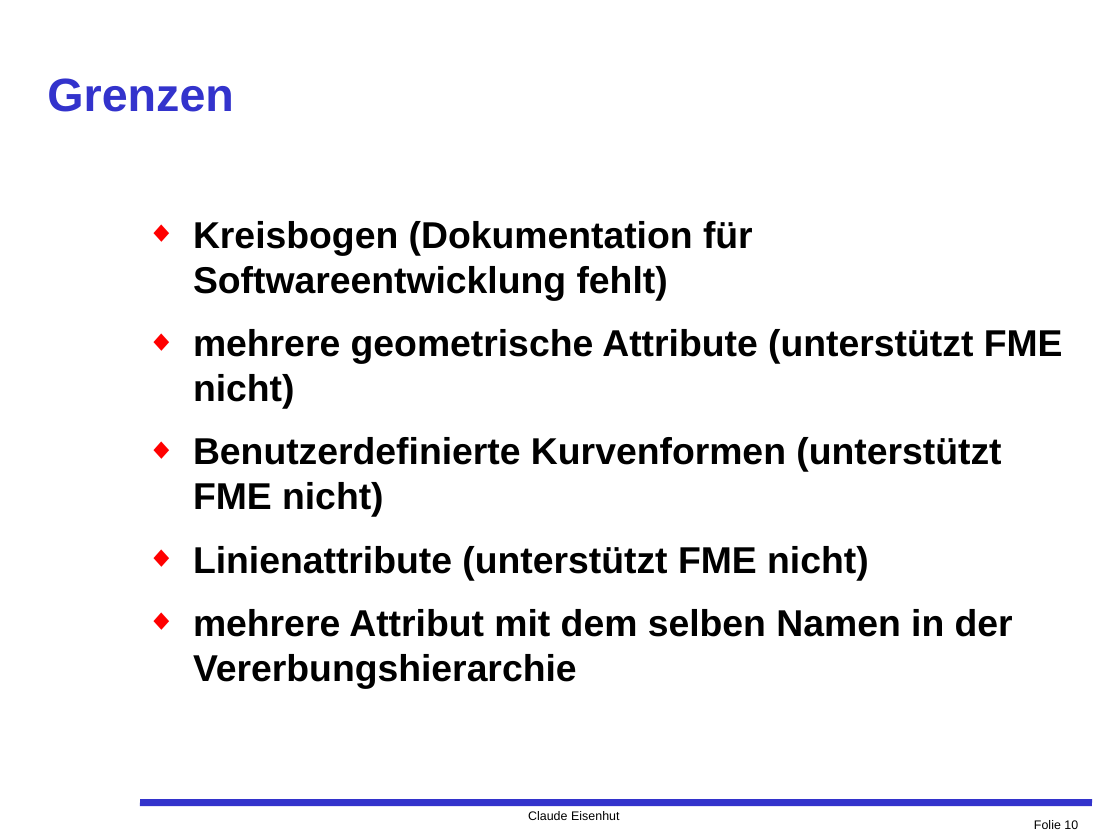
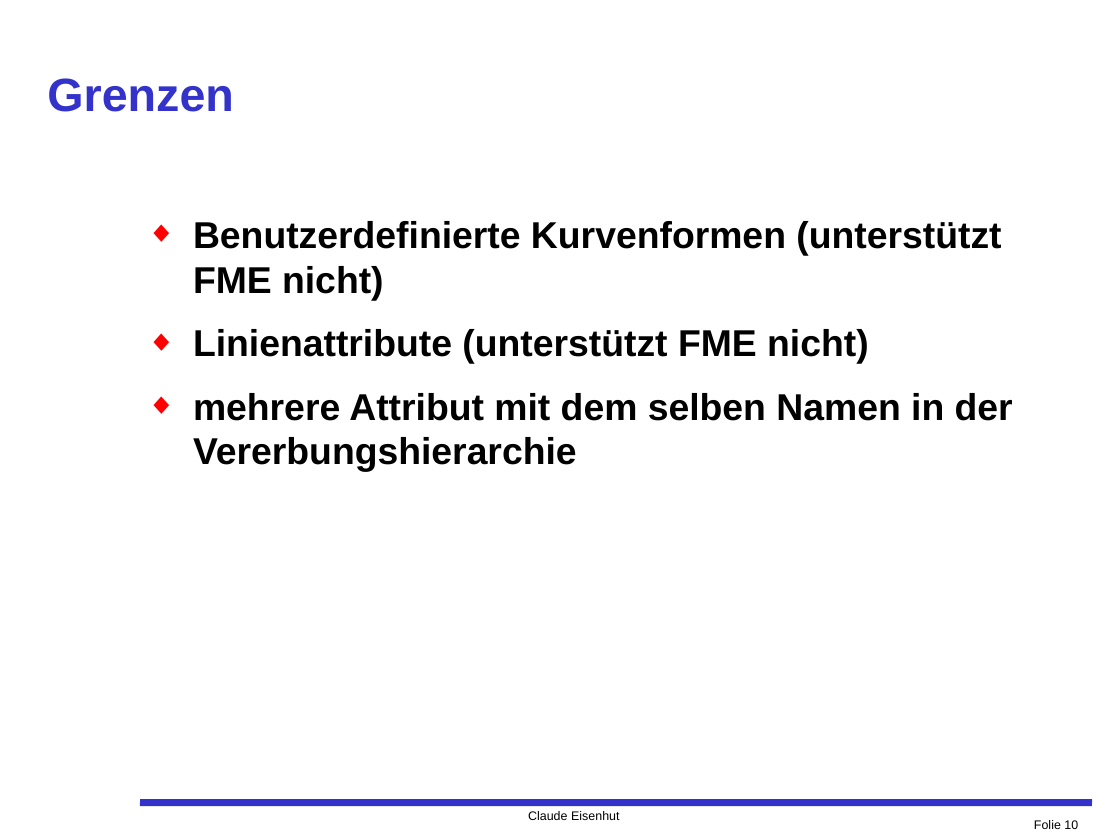
Before and after one commit to claeis/ili2fme, a slide deck: slide 10 of docs/usr/FME-Modul.ppt. Drawn at 1120x840 pixels with LibreOffice and Linux fonts; fonts in the diff are those of the drawing. Boxes give left, top, right and bottom in pixels: in the first picture for what was removed or moved away, otherwise in the second. Text is boxed around its words. In the diff, an @@ line names an element or a change of style, - is before the commit and + after.

```diff
--- a/docs/usr/FME-Modul.ppt
+++ b/docs/usr/FME-Modul.ppt
@@ text at [193, 221, 1063, 409]: paragraphs removed @@
-◆ Kreisbogen (Dokumentation für Softwareentwicklung fehlt)
-◆ mehrere geometrische Attribute (unterstützt FME nicht)
```
Also in this commit, not shown: 5 other slides changed, 7 other files.
